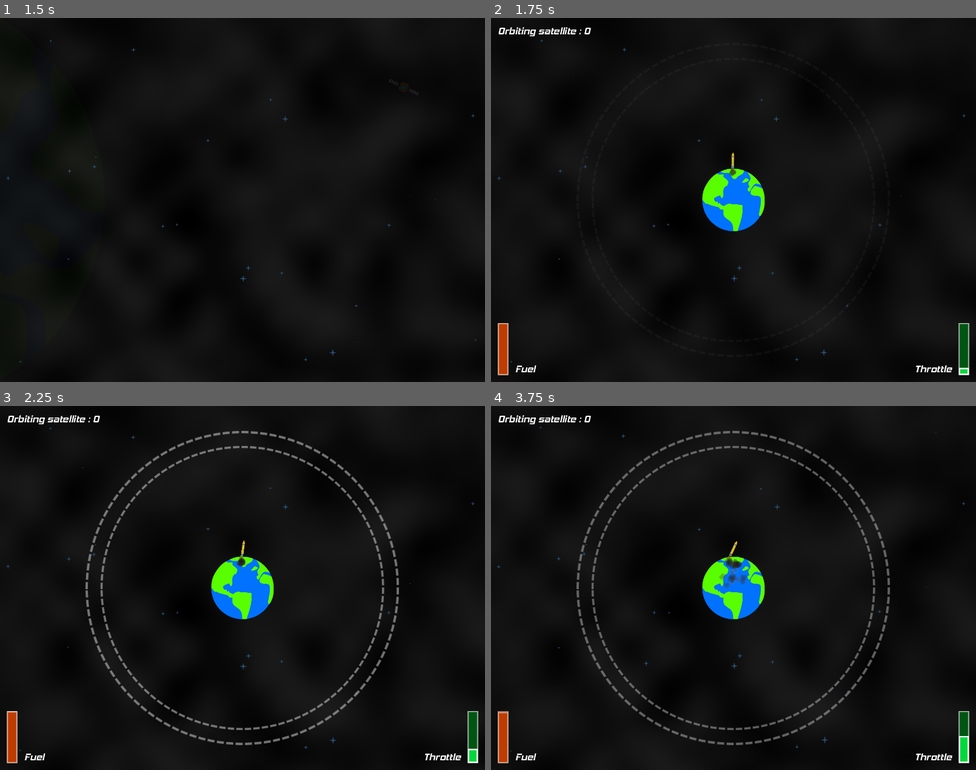
Above: before the commit, frames 1-4 (two rows, left to right).
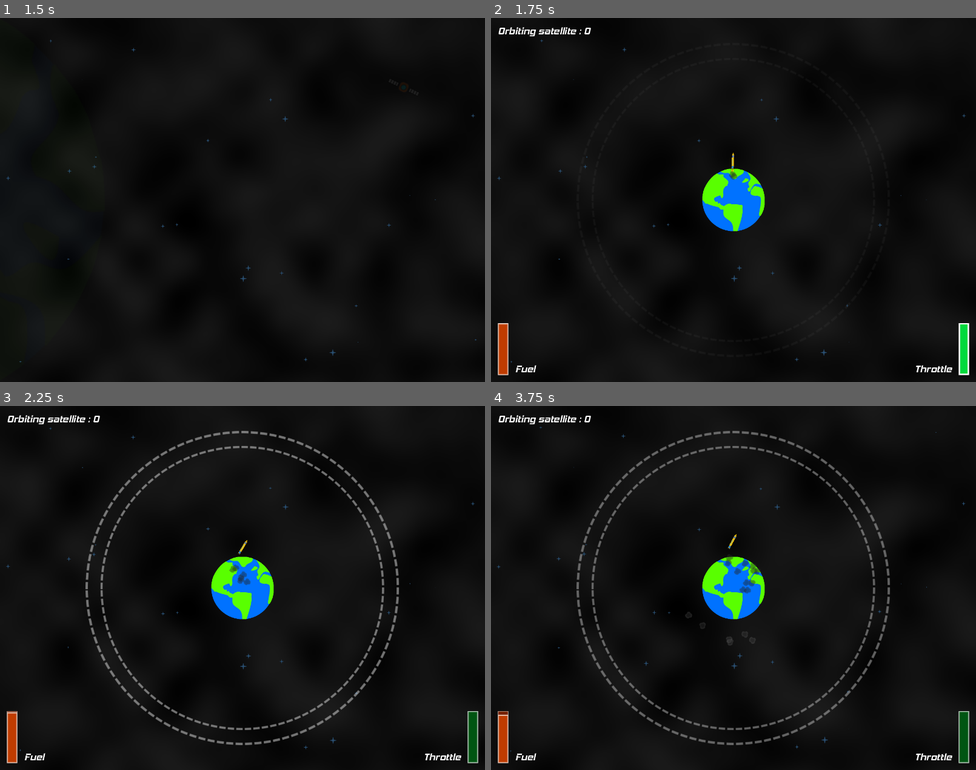
Above: after the commit, the same moments.

Repository: Fifut/Ludum-Dare-54
Game: Godot game, scene res://limited_space.tscn
The game is run twice, just before and just after one commit, with the same random seed, the same clock (stepped at 60 frames per second) and the same inputs. Sound files missing from this copy of the repository are replaced by a short silence.
Inputs:
- Up to frame 1 (1.5 s): click "Start" at 0.5 s; hold D (Right) from 1.28 s (still down); hold Up (Engine+) from 1.28 s (still down)
- Up to frame 2 (1.75 s): keep holding D (Right); keep holding Up (Engine+); tap Down (Engine-) at 1.55 s
- Up to frame 3 (2.25 s): release D (Right) at 2.03 s; release Up (Engine+) at 2.03 s; hold A (Left) from 2.03 s (still down); tap Down (Engine-) at 2.1 s
- Up to frame 4 (3.75 s): tap Space (EngineOff) at 2.3, 2.85 s; release A (Left) at 2.78 s; hold Up (Engine+) 2.78-3.53 s; hold D (Right) from 2.78 s (still down); tap Up (Engine+) at 3.6 s

Frame 1 is identical in both runs. In frame 2, 0.3% of the frame differs, in the area x 1-99%, y 36-97%; in frame 3, 0.3%; in frame 4, 0.6%, in the area x 1-99%, y 35-98%.

Commit message:
Rocket analog Rocket sprite

Diff:
--- a/Rocket/rocket.gd
+++ b/Rocket/rocket.gd
@@ -72,14 +72,8 @@
 
 
 func _integrate_forces(state):
-		if Input.is_action_pressed("Engine+"):
-			engine += Engine_Force
 
-		elif Input.is_action_pressed("Engine-"):
-			engine -= Engine_Force
-
-		elif  Input.is_action_just_pressed("EngineOff"):
-			engine = 0
+		engine = Input.get_action_strength("Engine+") * 100
 
 		if Input.is_action_pressed("Left"):
 			angular_velocity -= RCS_Force
--- a/Rocket/rocket.tscn
+++ b/Rocket/rocket.tscn
@@ -2,8 +2,8 @@
 
 [ext_resource type="Script" path="res://Rocket/rocket.gd" id="1_tepyd"]
 [ext_resource type="Texture2D" uid="uid://bli2gapwmjonf" path="res://Assets/Progress.png" id="2_1dqny"]
-[ext_resource type="Texture2D" uid="uid://bcjghwal8baqh" path="res://Assets/Rocket.png" id="2_22k41"]
 [ext_resource type="Texture2D" uid="uid://etrw6yq0kutg" path="res://Assets/Fire.png" id="3_hgt3j"]
+[ext_resource type="Texture2D" uid="uid://cgr810ws0n1ta" path="res://Assets/Rocket small.png" id="3_homtu"]
 [ext_resource type="AudioStream" uid="uid://jndw3ampcf3s" path="res://Assets/Sound/Fire.wav" id="4_fw2rw"]
 [ext_resource type="AudioStream" uid="uid://cdwp5bjkruh5x" path="res://Assets/Sound/Boom.wav" id="6_ldsux"]
 [ext_resource type="Texture2D" uid="uid://dr65373fqaswb" path="res://Assets/Smoke.png" id="7_ahqw3"]
@@ -45,8 +45,8 @@
 
 [node name="RocketSprite" type="Sprite2D" parent="."]
 unique_name_in_owner = true
-scale = Vector2(0.25, 0.25)
-texture = ExtResource("2_22k41")
+texture_filter = 1
+texture = ExtResource("3_homtu")
 
 [node name="RocketCollisionShape2D" type="CollisionShape2D" parent="."]
 unique_name_in_owner = true
Binary file added: Assets/Rocket small.png
Not shown, added: Assets/Rocket small.png.import
